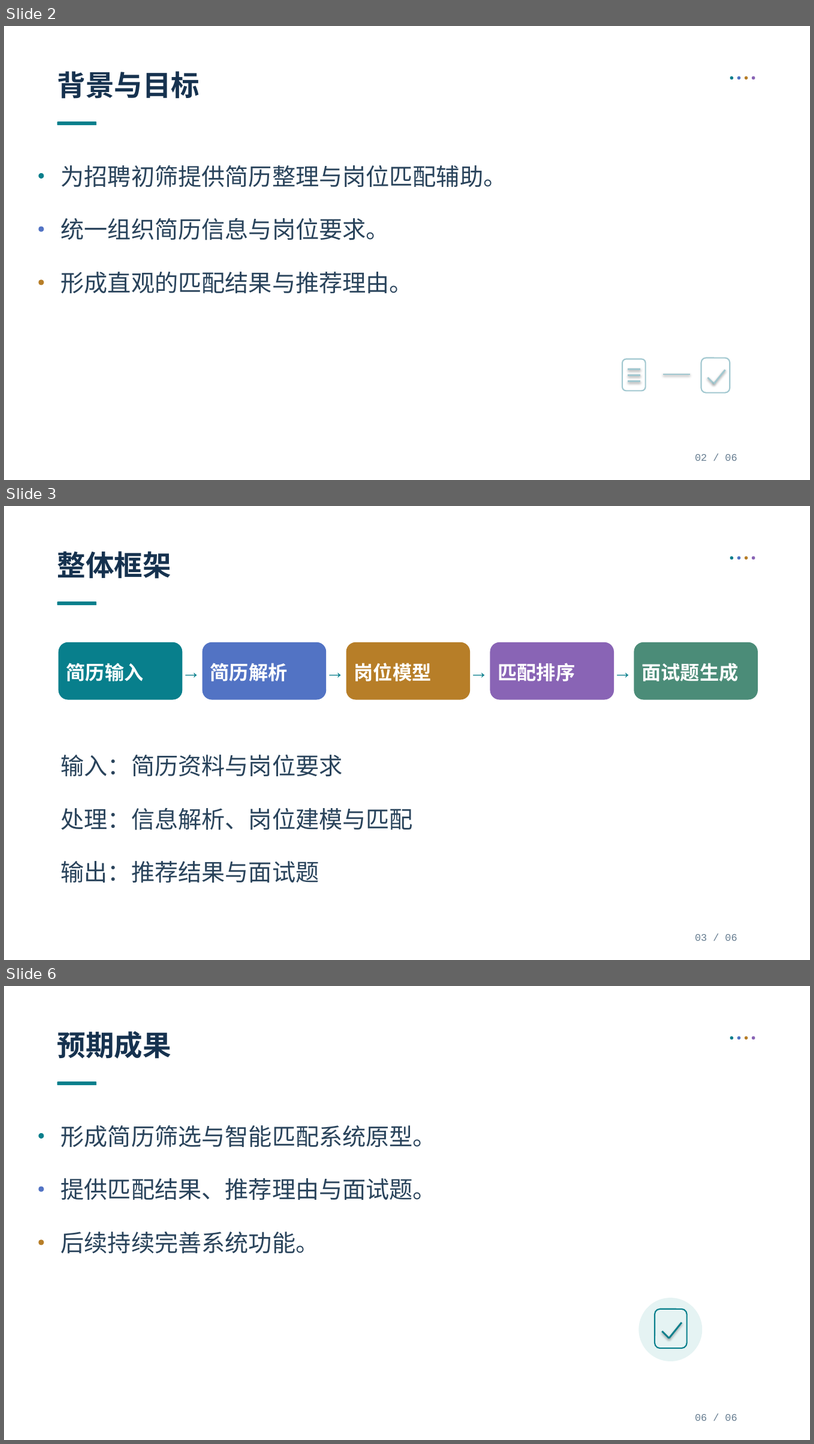
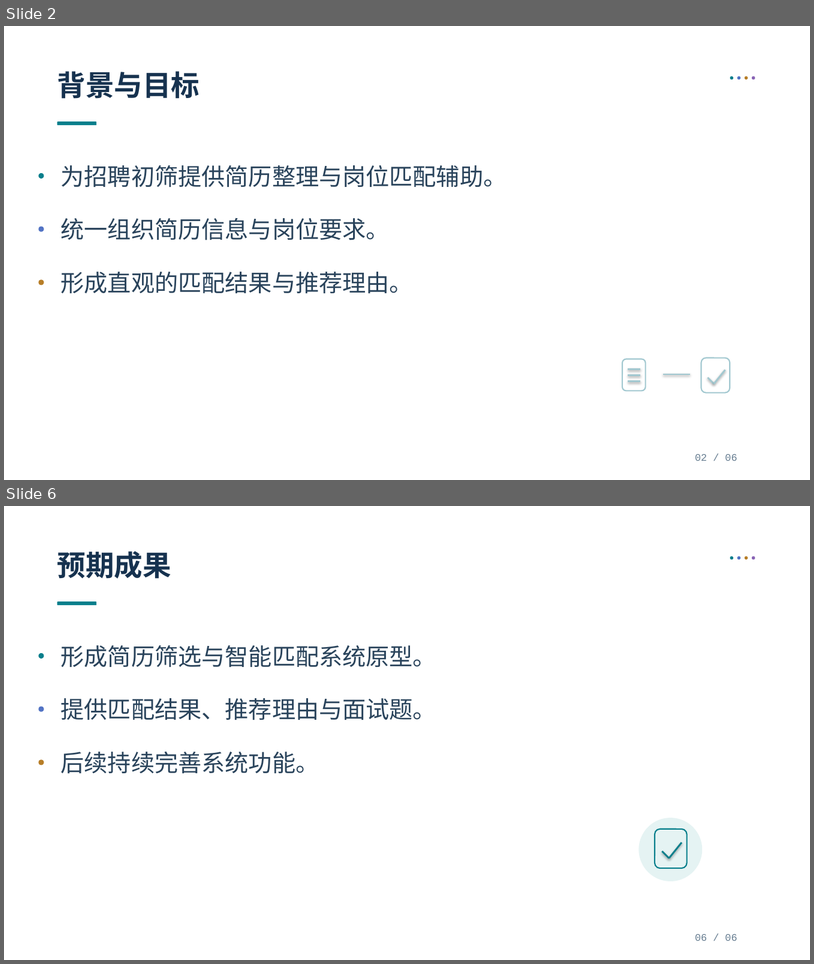
Before and after one commit to Yinjia-Chen/cangjie-resume-match, a slide deck: docs/presentation/opening-defense.pptx. Shown one above the other, each under a label of ours: slides 2, 3 and 6 before the commit, slides 2 and 6 after it; the slides between them are not shown. The pictures are 814x1444 and 814x964 pixels, drawn with LibreOffice and Linux fonts; fonts in the diff are those of the drawing. Boxes give left, top, right and bottom in pixels: in the first picture for what was removed or moved away, otherwise in the second. Text is boxed around its words. In the diff, an @@ line names an element or a change of style, - is before the commit and + after.

```diff
--- a/docs/presentation/opening-defense.pptx
+++ b/docs/presentation/opening-defense.pptx
@@ slide 3 removed at <box>4,506,810,960</box>, background #FFFFFF @@
@@ text removed at <box>57,551,171,579</box> @@
-整体框架
@@ ellipse removed at <box>731,556,734,560</box> @@
@@ ellipse removed at <box>738,556,741,560</box> @@
@@ ellipse removed at <box>745,556,749,560</box> @@
@@ ellipse removed at <box>752,556,756,560</box> @@
@@ rounded rectangle removed at <box>57,601,96,605</box> @@
@@ rounded rectangle removed at <box>59,642,182,700</box> @@
@@ rounded rectangle removed at <box>203,642,326,700</box> @@
@@ rounded rectangle removed at <box>347,642,470,700</box> @@
@@ rounded rectangle removed at <box>491,642,614,700</box> @@
@@ rounded rectangle removed at <box>635,642,758,700</box> @@
@@ text removed at <box>66,663,144,681</box> @@
-简历输入
@@ text removed at <box>185,659,204,683</box> @@
-→
@@ text removed at <box>210,663,288,681</box> @@
-简历解析
@@ text removed at <box>329,659,348,683</box> @@
-→
@@ text removed at <box>354,663,432,681</box> @@
-岗位模型
@@ text removed at <box>473,659,492,683</box> @@
-→
@@ text removed at <box>498,663,576,681</box> @@
-匹配排序
@@ text removed at <box>617,659,636,683</box> @@
-→
@@ text removed at <box>642,663,738,681</box> @@
-面试题生成
@@ text removed at <box>61,754,343,777</box> @@
-输入：简历资料与岗位要求
@@ text removed at <box>61,807,413,830</box> @@
-处理：信息解析、岗位建模与匹配
@@ text removed at <box>61,861,320,882</box> @@
-输出：推荐结果与面试题
@@ text removed at <box>695,934,737,940</box> @@
-03 / 06
```
Also in this commit, not shown: 2 slides changed, 1 slide added, 2 other files.
